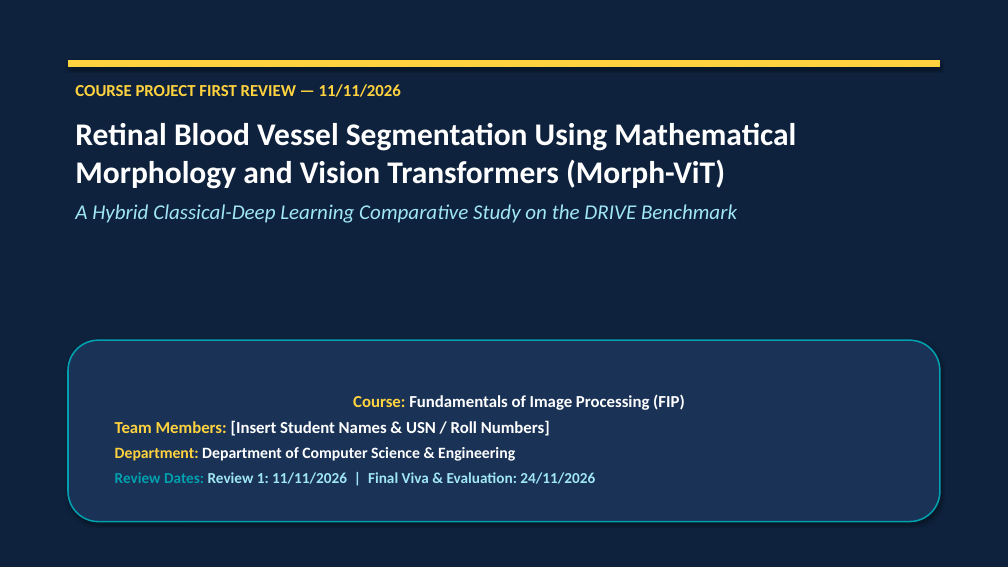
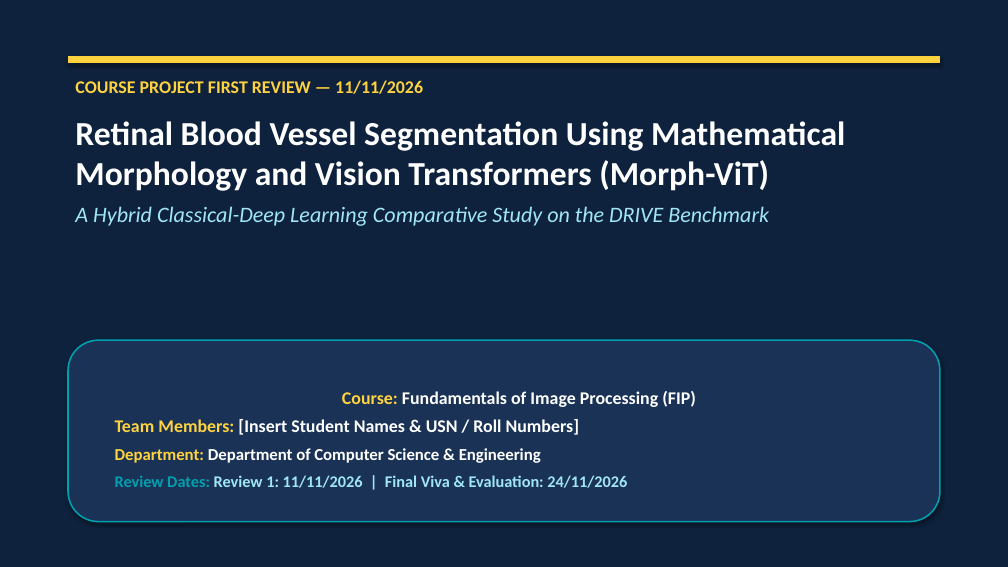
Before and after one commit to pavanpoojary348/retinal-vessel-segmentation, a slide deck: slide 1 of presentation.pptx. Drawn at 1008x567 pixels with LibreOffice and Linux fonts; fonts in the diff are those of the drawing. Boxes give left, top, right and bottom in pixels: in the first picture for what was removed or moved away, otherwise in the second. Text is boxed around its words. In the diff, an @@ line names an element or a change of style, - is before the commit and + after.

Commit message:
style: boost font sizes across all slides (13pt-32pt) for high readability

```diff
--- a/presentation.pptx
+++ b/presentation.pptx
@@ rectangle: place and size @@
-rectangle at [68,60,940,67]
+rectangle at [68,57,940,63]
@@ text "COURSE PROJECT FIRST REVIEW — ..." at [75,80,845,226]: size 16 to 17 pt in "COURSE PROJECT FIRST REVIEW — 11/11/2026"; size 30 to 32 pt in "Retinal Blood Vessel Segmentation Using Mathematical Morphol ..."; size 20 to 21 pt in "A Hybrid Classical-Deep Learning Comparative Study on ..." @@
@@ rounded rectangle "Course: Fundamentals of Image Processing ..." at [68,340,940,522]: size 16 to 17 pt in "Course: Fundamentals of Image Processing (FIP)", "Team Members: [Insert Student Names & USN ..."; size 15 to 16 pt in "Department: Department of Computer Science & Engineering"; size 14.5 to 15.5 pt in "Review Dates: Review 1: 11/11/2026 | Final ..."; more space between paragraphs @@
```
Also in this commit, not shown: 6 other slides changed, 1 other file.
